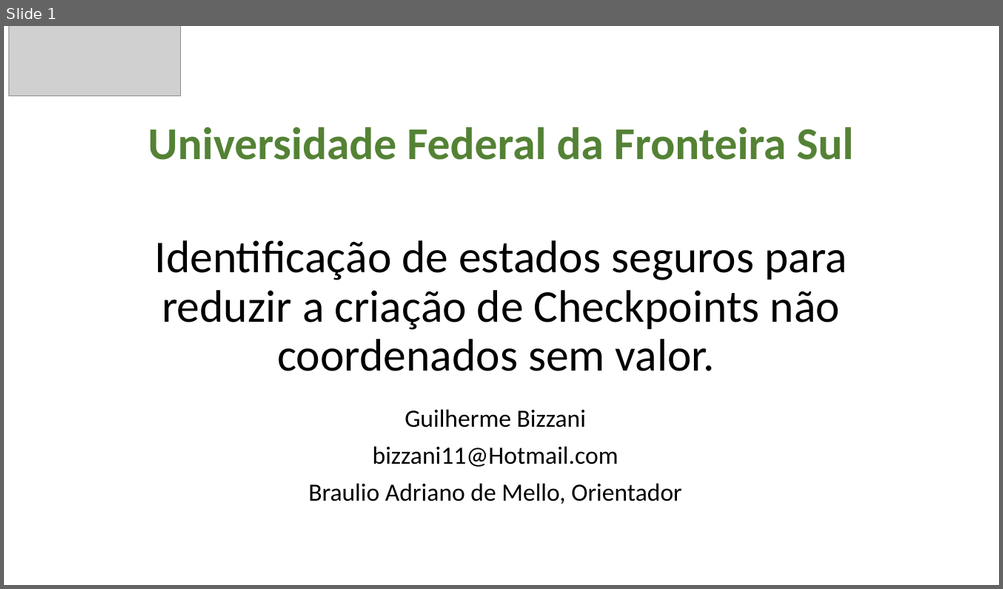
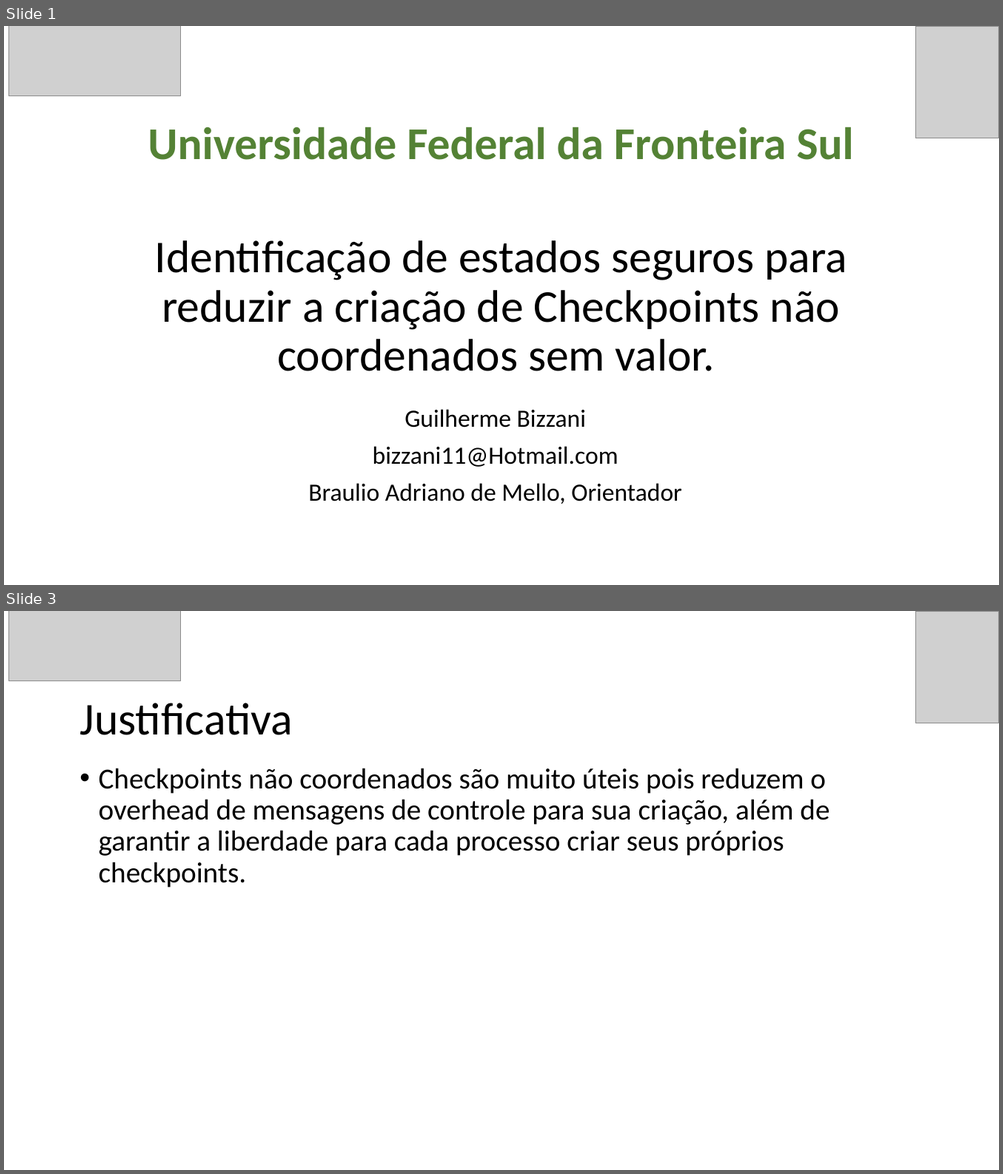
Before and after one commit to GuilhermeBizzani/TCC, a slide deck: Primeira apresentacao.pptx. Shown one above the other, each under a label of ours: slide 1 before the commit, slides 1 and 3 after it; the slides between them are not shown. The pictures are 1003x589 and 1003x1174 pixels, drawn with LibreOffice and Linux fonts; fonts in the diff are those of the drawing; grey boxes stand for pictures. Boxes give left, top, right and bottom in pixels: in the first picture for what was removed or moved away, otherwise in the second. Text is boxed around its words. In the diff, an @@ line names an element or a change of style, - is before the commit and + after.

```diff
--- a/Primeira apresentacao.pptx
+++ b/Primeira apresentacao.pptx
@@ slide 3 added at [4, 611, 999, 1170], background #FFFFFF @@
@@ picture added at [8, 611, 181, 681] @@
@@ picture added at [916, 611, 999, 723] @@
@@ title added at [79, 703, 292, 735], 44 pt, text #000000 @@
+Justificativa
@@ text added at [99, 768, 829, 888], 28 pt, text #000000 @@
+• Checkpoints não coordenados são muito úteis pois reduzem o overhead de mensagens de controle para sua criação, além de garantir a liberdade para cada processo criar seus próprios checkpoints.
@@ slide 1 changed as well @@
@@ picture added at [916, 26, 999, 138] @@
```
Also in this commit, not shown: 10 other slides changed, 4 other slides added, 3 slides removed, 3 other files.
